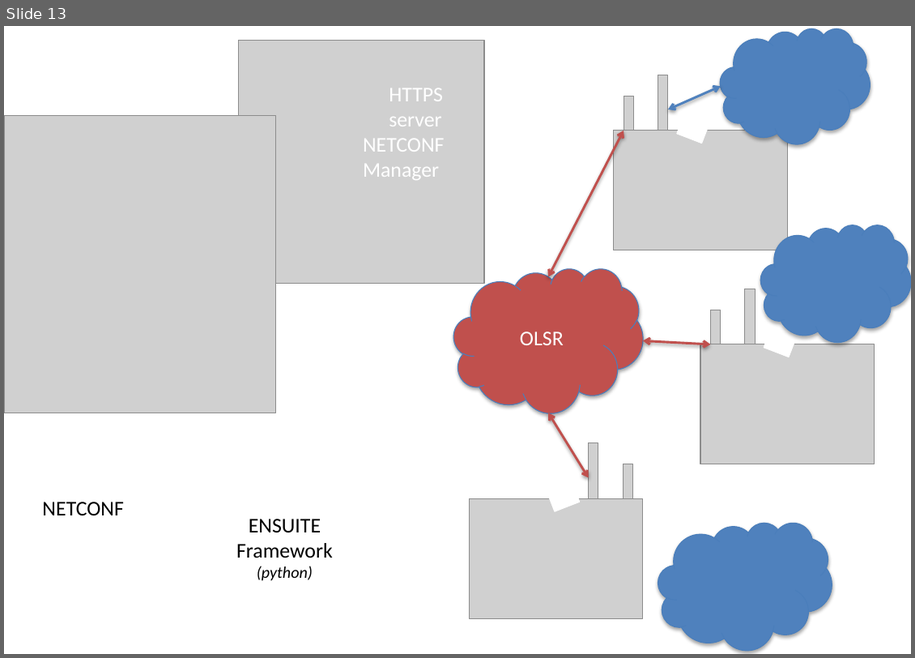
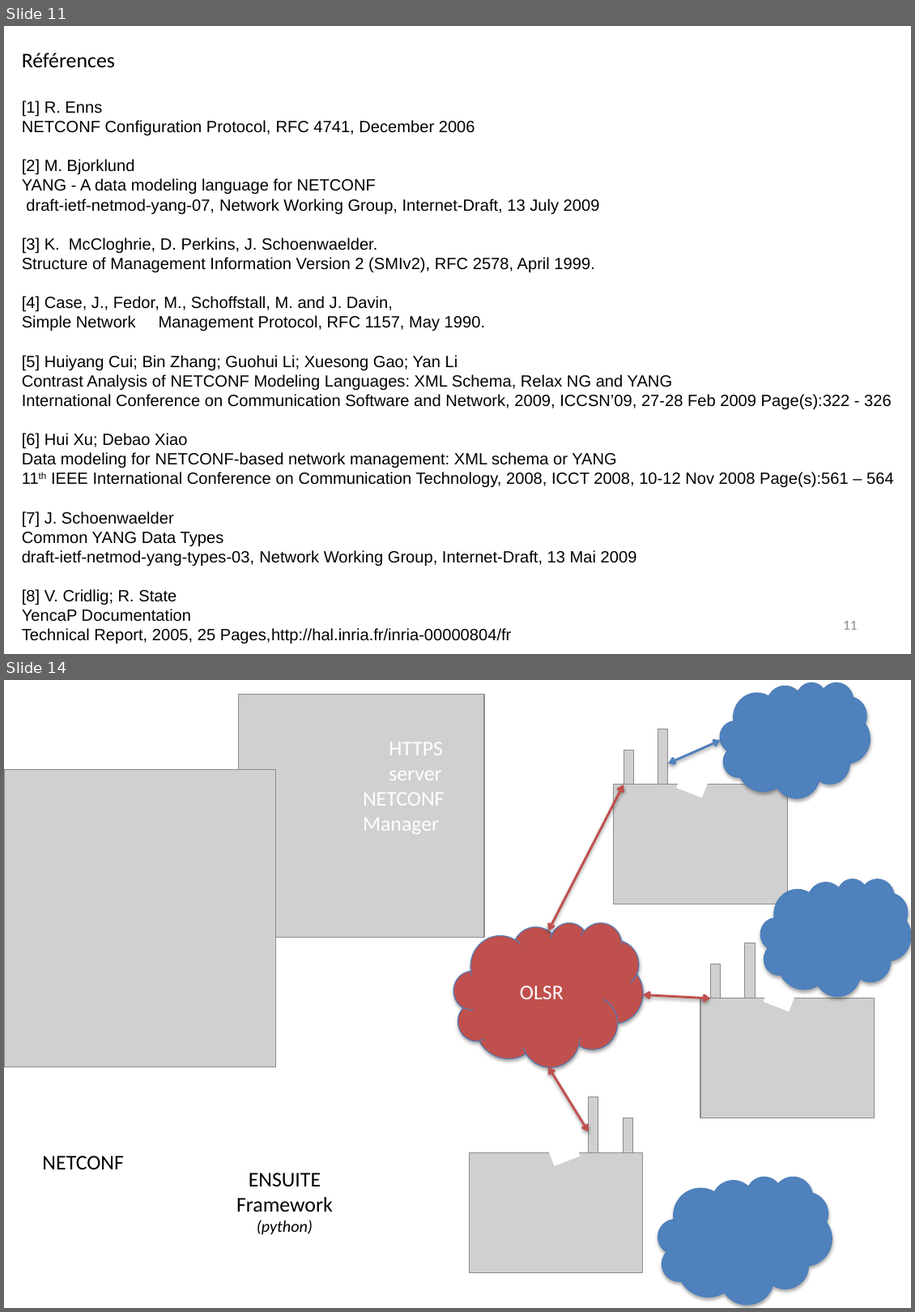
Before and after one commit to AaronNGray/jYang, a slide deck: yang-manager/reports/YangArchi.pptx. Shown one above the other, each under a label of ours: slide 13 before the commit, slides 11 and 14 after it; the slides between them are not shown. The pictures are 915x658 and 915x1312 pixels, drawn with LibreOffice and Linux fonts; fonts in the diff are those of the drawing; grey boxes stand for pictures. Boxes give left, top, right and bottom in pixels: in the first picture for what was removed or moved away, otherwise in the second. Text is boxed around its words. In the diff, an @@ line names an element or a change of style, - is before the commit and + after.

```diff
--- a/yang-manager/reports/YangArchi.pptx
+++ b/yang-manager/reports/YangArchi.pptx
@@ slide 11 added at bbox=[4, 26, 911, 654], background #FFFFFF @@
@@ text added at bbox=[22, 53, 894, 644], 14 pt, text #000000 @@
+Références
+[1] R. Enns
+NETCONF Configuration Protocol, RFC 4741, December 2006
+[2] M. Bjorklund
+YANG - A data modeling language for NETCONF
+draft-ietf-netmod-yang-07, Network Working Group, Internet-Draft, 13 July 2009
+[3] K. McCloghrie, D. Perkins, J. Schoenwaelder.
+Structure of Management Information Version 2 (SMIv2), RFC 2578, April 1999.
+[4] Case, J., Fedor, M., Schoffstall, M. and J. Davin,
+Simple Network Management Protocol, RFC 1157, May 1990.
+[5] Huiyang Cui; Bin Zhang; Guohui Li; Xuesong Gao; Yan Li
+Contrast Analysis of NETCONF Modeling Languages: XML Schema, Relax NG and YANG
+International Conference on Communication Software and Network, 2009, ICCSN’09, 27-28 Feb 2009 Page(s):322 - 326
+[6] Hui Xu; Debao Xiao
+Data modeling for NETCONF-based network management: XML schema or YANG
+11th IEEE International Conference on Communication Technology, 2008, ICCT 2008, 10-12 Nov 2008 Page(s):561 – 564
+[7] J. Schoenwaelder
+Common YANG Data Types
+draft-ietf-netmod-yang-types-03, Network Working Group, Internet-Draft, 13 Mai 2009
+[8] V. Cridlig; R. State
+YencaP Documentation
+Technical Report, 2005, 25 Pages,http://hal.inria.fr/inria-00000804/fr
@@ page number added at bbox=[843, 621, 857, 629], 12 pt, text #8C8C8C @@
+11
@@ what was slide 13 is now slide 14 @@
```
Also in this commit, not shown: 16 slides changed, 2 other slides added, 2 slides removed.
